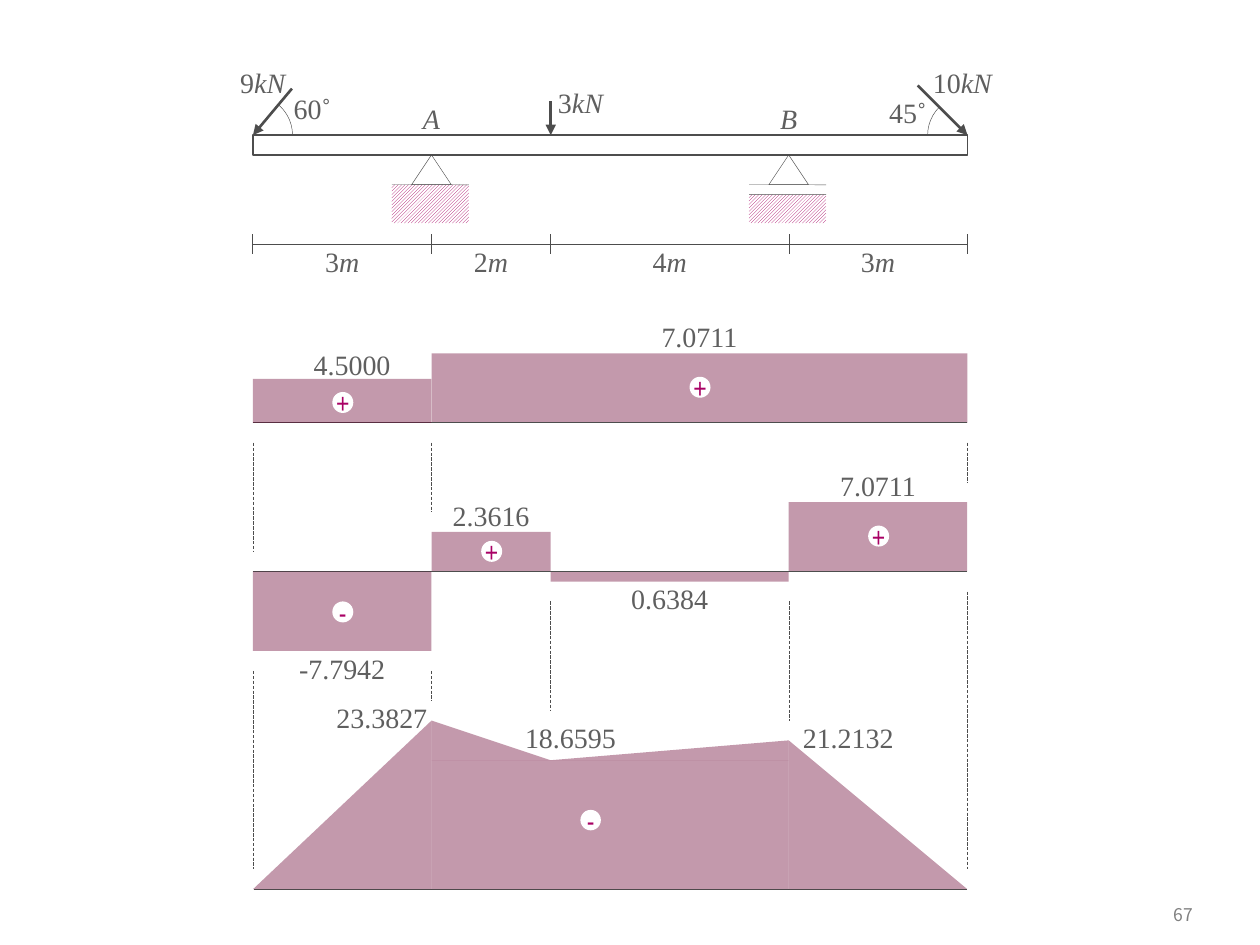
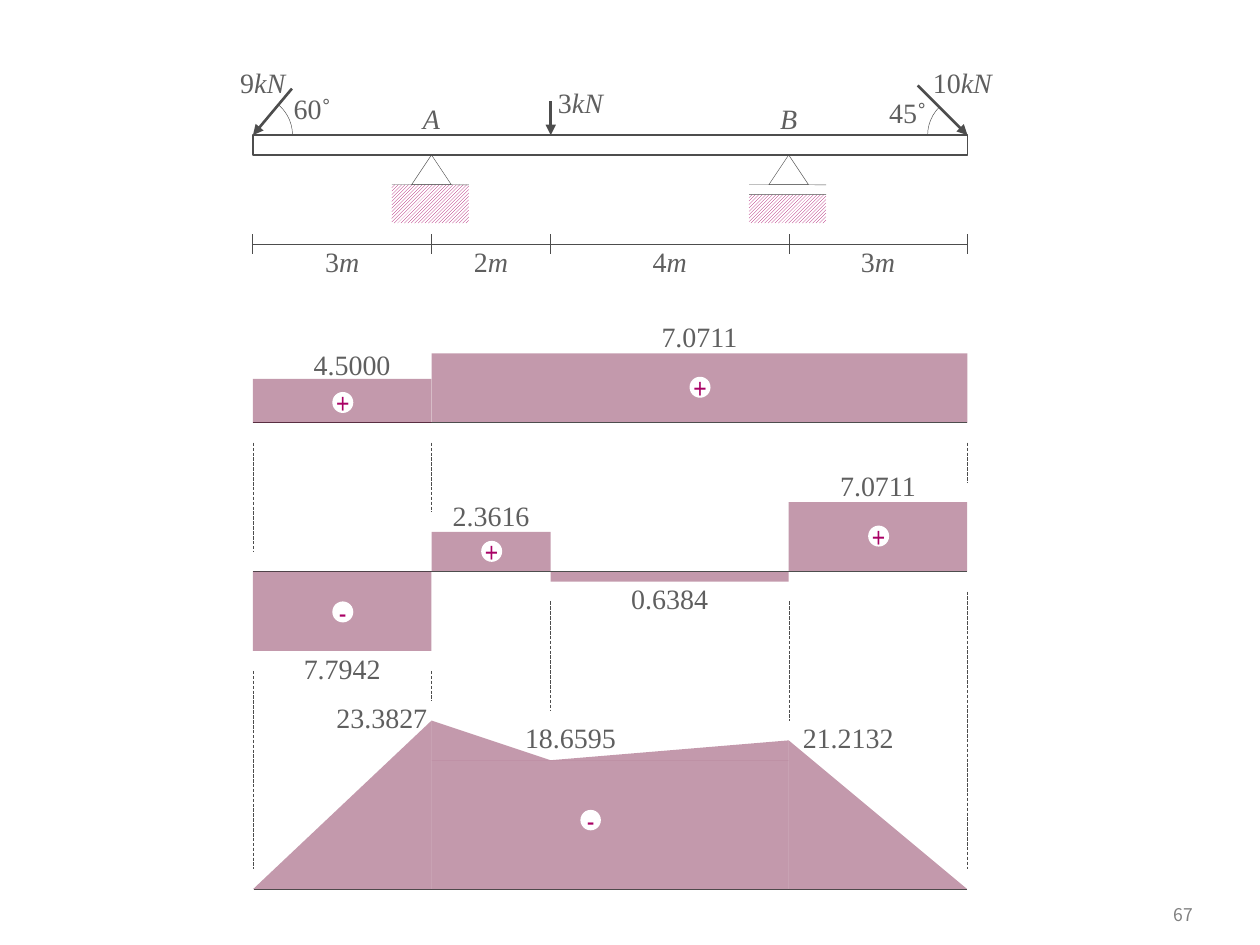
Before and after one commit to ironbell87/structural_mechanics_II, a slide deck: slide 67 of figures.pptx. Drawn at 1260x945 pixels with LibreOffice and Linux fonts; fonts in the diff are those of the drawing. Boxes give left, top, right and bottom in pixels: in the first picture for what was removed or moved away, otherwise in the second. Text is boxed around its words. In the diff, an @@ line names an element or a change of style, - is before the commit and + after.

```diff
--- a/figures.pptx
+++ b/figures.pptx
@@ text at (x1=304, y1=660, x2=381, y2=680): text changed @@
--7.7942
+7.7942
```
Also in this commit, not shown: 13 other slides changed, 18 other files.
